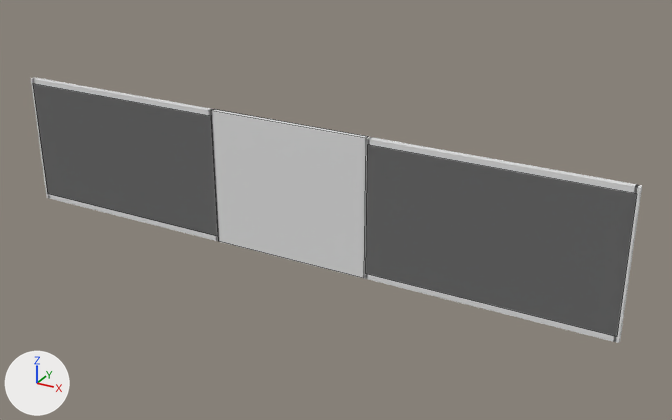
Before and after pictures for a commit that changed the Blender file Assets/Self Made Assets/Prefabs/Furniture/Whiteboard - No Join.blend.
Before and after are seen from a 50 mm lens placed at (8.7, -25.1, 16.3), pointed at (-5.4, 0.6, 3.5). Lighting does not change. The marker at lower left points along +X, +Y and +Z. Mesh edges are drawn as thin lines on the coarser meshes.
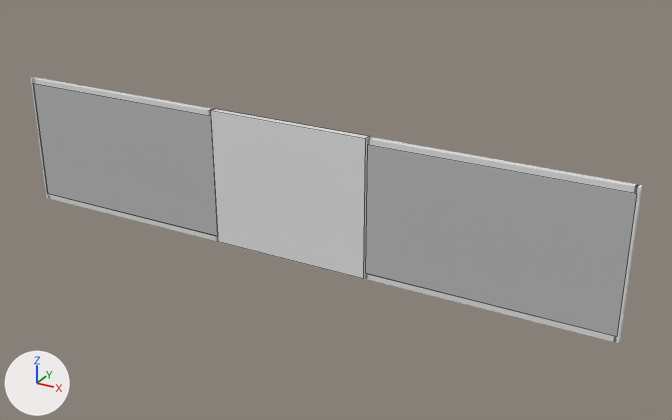
Commit message: Add some material

Where the change shows, as pixel boxes [x1, y1, x2, y2] in the pictures (672 x 420 px):
'Cube', recoloured, rescaled: before [365, 145, 637, 336]; after [365, 145, 637, 337]
'Cube.010', rescaled: before [211, 110, 368, 278]; after [210, 109, 369, 279]
'Cube.009', recoloured, rescaled: before [34, 84, 217, 236]; after [33, 84, 217, 236]

Patch to the scene script:
```diff
--- a/Assets/Self Made Assets/Prefabs/Furniture/Whiteboard - No Join.blend.py
+++ b/Assets/Self Made Assets/Prefabs/Furniture/Whiteboard - No Join.blend.py
@@ mat_material @@
 n1 = _N.new('ShaderNodeBsdfPrincipled'); n1.name = 'Principled BSDF'
 n1.inputs[2].default_value = 0.4  # 'Roughness'
+n2 = _N.new('ShaderNodeRGB'); n2.name = 'RGB'
+n2.outputs[0].default_value = (0.5, 0.5, 0.5, 1.0)  # 'Color', grey #bcbcbc
 _L.new(n1.outputs[0], n0.inputs[0])  # 'BSDF' to 'Surface'
+_L.new(n2.outputs[0], n1.inputs[0])  # 'Color' to 'Base Color'
@@ mat_material_009 @@
 n1 = _N.new('ShaderNodeBsdfPrincipled'); n1.name = 'Principled BSDF'
 n1.inputs[2].default_value = 0.4  # 'Roughness'
+n2 = _N.new('ShaderNodeRGB'); n2.name = 'RGB'
+n2.outputs[0].default_value = (0.5, 0.5, 0.5, 1.0)  # 'Color', grey #bcbcbc
 _L.new(n1.outputs[0], n0.inputs[0])  # 'BSDF' to 'Surface'
+_L.new(n2.outputs[0], n1.inputs[0])  # 'Color' to 'Base Color'
@@ ob_cube @@
 ob_cube.location = (0.26, -0.1, 4.0)
-ob_cube.scale = (4.2, 0.0, 2.3)
+ob_cube.scale = (4.2, 0.01, 2.3)
@@ ob_cube_009 @@
 ob_cube_009.location = (-14.21, -0.1, 4.0)
-ob_cube_009.scale = (4.2, 0.0, 2.3)
+ob_cube_009.scale = (4.2, 0.0101, 2.3)
@@ ob_cube_010 @@
 ob_cube_010.location = (-7.0, 0.0, 4.0)
-ob_cube_010.scale = (3.0, 0.1, 2.5)
+ob_cube_010.scale = (3.0, 0.14, 2.5)
```
